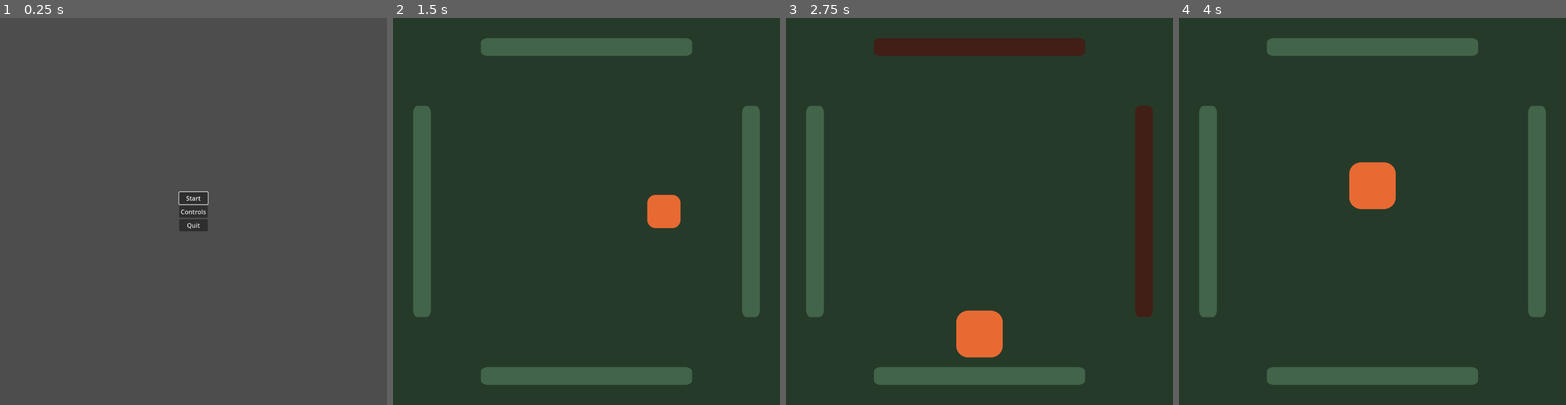
Above: before the commit, frames 1-4 (left to right).
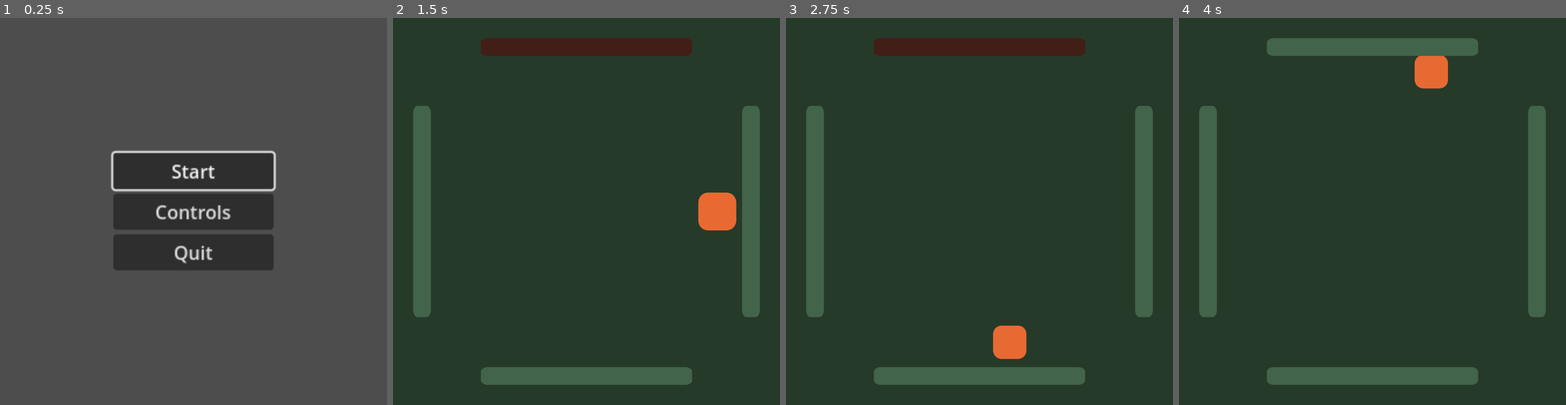
Above: after the commit, the same moments.

Repository: StrangerTNY/HAW_IS_Projekt
Game: Godot game, scene res://src/scenes/main.tscn
Same seed, same stepped clock (60 frames per second), same inputs: the game is played once before the commit and once after it. Sound files missing from this copy of the repository are replaced by a short silence.
Inputs:
- Up to frame 1 (0.25 s): no input
- Up to frame 2 (1.5 s): click "Start" at 0.5 s; tap Enter at 1.25 s; hold Right (ui_right) from 1.28 s (still down)
- Up to frame 3 (2.75 s): release Right (ui_right) at 2.03 s; hold Down (ui_down) from 2.03 s (still down)
- Up to frame 4 (4 s): release Down (ui_down) at 2.78 s; hold Right (ui_right) 2.78-3.53 s; hold Up (ui_up) from 3.53 s (still down)

The runs differ from the first frame. In frame 1, 11% of the frame differs, in the area x 28-72%, y 34-66%; in frame 2, 4.2%; in frame 3, 4.3%; in frame 4, 2.1%.

Commit message:
Auf den Beat
Spieler expanded im Beat.
Walls Umstrukturierung.
Menü Anpassung

Diff:
--- a/src/scenes/conductor.tscn
+++ b/src/scenes/conductor.tscn
@@ -3,8 +3,10 @@
 [ext_resource type="Script" path="res://src/scripts/conductor.gd" id="1_7u8hd"]
 
 [node name="Conductor" type="AudioStreamPlayer"]
+volume_db = -5.0
+autoplay = true
 script = ExtResource("1_7u8hd")
+bpm = 220
 
 [node name="Timer" type="Timer" parent="."]
 wait_time = 1.5
-autostart = true
--- a/src/scenes/main.tscn
+++ b/src/scenes/main.tscn
@@ -18,12 +18,13 @@
 anchor_top = 0.5
 anchor_right = 0.5
 anchor_bottom = 0.5
-offset_left = -37.0
-offset_top = -50.5
-offset_right = 37.0
-offset_bottom = 50.5
+offset_left = -207.0
+offset_top = -151.0
+offset_right = -69.0
+offset_bottom = -50.0
 grow_horizontal = 2
 grow_vertical = 2
+scale = Vector2(3, 3)
 
 [node name="StartButton" type="Button" parent="VBoxContainer"]
 layout_mode = 2
--- /dev/null
+++ b/src/scenes/one_wall.tscn
@@ -0,0 +1,25 @@
+[gd_scene load_steps=4 format=3 uid="uid://own3dwc2fwhw"]
+
+[ext_resource type="Script" path="res://src/scripts/single_wall.gd" id="1_nmfar"]
+[ext_resource type="Texture2D" uid="uid://bkc0ip07qfb6r" path="res://assets/wall.png" id="2_s5qsa"]
+
+[sub_resource type="RectangleShape2D" id="RectangleShape2D_57qoy"]
+size = Vector2(440, 303.111)
+
+[node name="Wall" type="Area2D"]
+scale = Vector2(0.15, 1.8)
+collision_layer = 2
+script = ExtResource("1_nmfar")
+
+[node name="Portrait1" type="Sprite2D" parent="."]
+scale = Vector2(2.06667, 0.303333)
+texture = ExtResource("2_s5qsa")
+
+[node name="CollisionShape2D" type="CollisionShape2D" parent="."]
+shape = SubResource("RectangleShape2D_57qoy")
+
+[node name="Timer" type="Timer" parent="."]
+wait_time = 0.75
+autostart = true
+
+[connection signal="body_entered" from="." to="." method="_on_body_entered"]
--- a/src/scenes/test_level.tscn
+++ b/src/scenes/test_level.tscn
@@ -18,27 +18,13 @@
 slide_on_ceiling = false
 SPEED = 1000.0
 
-[node name="Wall_Left" parent="." instance=ExtResource("3_lj8p5")]
-position = Vector2(75, 500)
-
-[node name="Wall_Up" parent="." instance=ExtResource("3_lj8p5")]
-position = Vector2(500, 75)
-rotation = 1.5708
-
-[node name="Wall_Right" parent="." instance=ExtResource("3_lj8p5")]
-position = Vector2(925, 500)
-
-[node name="Wall_Down" parent="." instance=ExtResource("3_lj8p5")]
-position = Vector2(500, 925)
-rotation = -1.5708
-
 [node name="Conductor" parent="." instance=ExtResource("4_rukoa")]
 stream = ExtResource("5_vdhbq")
+volume_db = -7.0
 
-[node name="Timer" type="Timer" parent="."]
-wait_time = 0.376
-autostart = true
+[node name="Walls" parent="." instance=ExtResource("3_lj8p5")]
 
-[connection signal="beat" from="Conductor" to="Wall_Left" method="_on_conductor_beat"]
-[connection signal="beat" from="Conductor" to="Wall_Up" method="_on_conductor_beat"]
-[connection signal="timeout" from="Timer" to="Player" method="_on_timer_timeout"]
+[connection signal="beat" from="Conductor" to="Player" method="_on_conductor_beat"]
+[connection signal="beat" from="Conductor" to="Walls" method="_on_conductor_beat"]
+[connection signal="measure" from="Conductor" to="Player" method="_on_conductor_measure"]
+[connection signal="measure" from="Conductor" to="Walls" method="_on_conductor_measure"]
--- /dev/null
+++ b/src/scenes/walls.gd
@@ -0,0 +1,35 @@
+extends Node2D
+
+var counter = 0
+var hold = false
+
+# Called when the node enters the scene tree for the first time.
+func _ready() -> void:
+	pass # Replace with function body.
+
+
+# Called every frame. 'delta' is the elapsed time since the previous frame.
+func _process(delta: float) -> void:
+	pass
+
+
+func _on_conductor_measure(position) -> void:
+
+	pass
+
+
+
+func _on_conductor_beat(position) -> void:
+
+	if !hold:
+		if counter == 1:
+			get_node("wall_up").changingColor()
+		elif counter == 2:
+			get_node("wall_right").changingColor()
+		elif counter == 3:
+			get_node("wall_down").changingColor()
+		elif counter == 4:
+			get_node("wall_left").changingColor()
+			counter = 0
+		counter += 1
+	hold = !hold
--- a/src/scenes/walls.tscn
+++ b/src/scenes/walls.tscn
@@ -1,26 +1,21 @@
-[gd_scene load_steps=4 format=3 uid="uid://dchxqmjbv0hxi"]
+[gd_scene load_steps=3 format=3 uid="uid://dchxqmjbv0hxi"]
 
-[ext_resource type="Script" path="res://src/scripts/walls.gd" id="1_apy0e"]
-[ext_resource type="Texture2D" uid="uid://bkc0ip07qfb6r" path="res://assets/wall.png" id="2_2fg16"]
+[ext_resource type="Script" path="res://src/scenes/walls.gd" id="1_hcgos"]
+[ext_resource type="PackedScene" uid="uid://own3dwc2fwhw" path="res://src/scenes/one_wall.tscn" id="1_oksso"]
 
-[sub_resource type="RectangleShape2D" id="RectangleShape2D_57qoy"]
-size = Vector2(440, 303.111)
+[node name="Walls" type="Node2D"]
+script = ExtResource("1_hcgos")
 
-[node name="Wall" type="Area2D"]
-scale = Vector2(0.15, 1.8)
-collision_layer = 2
-script = ExtResource("1_apy0e")
+[node name="wall_up" parent="." instance=ExtResource("1_oksso")]
+position = Vector2(500, 75)
+rotation = 1.5708
 
-[node name="Portrait1" type="Sprite2D" parent="."]
-scale = Vector2(2.06667, 0.303333)
-texture = ExtResource("2_2fg16")
+[node name="wall_down" parent="." instance=ExtResource("1_oksso")]
+position = Vector2(500, 925)
+rotation = -1.5708
 
-[node name="CollisionShape2D" type="CollisionShape2D" parent="."]
-shape = SubResource("RectangleShape2D_57qoy")
+[node name="wall_right" parent="." instance=ExtResource("1_oksso")]
+position = Vector2(925, 500)
 
-[node name="Timer" type="Timer" parent="."]
-wait_time = 1.5
-autostart = true
-
-[connection signal="body_entered" from="." to="." method="_on_body_entered"]
-[connection signal="timeout" from="Timer" to="." method="_on_timer_timeout"]
+[node name="wall_left" parent="." instance=ExtResource("1_oksso")]
+position = Vector2(75, 500)
--- a/src/scripts/player.gd
+++ b/src/scripts/player.gd
@@ -15,69 +15,61 @@
 
 func _process(delta):
 
-#	tween.tween_property(self, "scale", Vector2(), 1)
-
-#	tweenMe(scaled)
-
 	if !moving:
 		if Input.is_action_pressed("ui_right"):
-			velocity.x += SPEED
-			moving = true
-		if Input.is_action_pressed("ui_left"):
-			velocity.x -= SPEED
-			moving = true
-		if Input.is_action_pressed("ui_up"):
-			velocity.y -= SPEED
-			moving = true
-		if Input.is_action_pressed("ui_down"):
-			velocity.y += SPEED
-			moving = true
+			moveTween("right")
+		elif Input.is_action_pressed("ui_left"):
+			moveTween("left")
+		elif Input.is_action_pressed("ui_up"):
+			moveTween("up")
+		elif Input.is_action_pressed("ui_down"):
+			moveTween("down")
+		elif Input.is_action_pressed("ui_cancel"):
+			get_tree().change_scene_to_file("res://src/scenes/main.tscn")
 
-	move_and_slide()
-
-#	if (position.x >= 950 || position.x <= 50
-#	|| position.y >= 950 || position.y <= 50):
-#		velocity = Vector2.ZERO
-#		position = Vector2(500,500)
-#		moving = false
-
-func moveAndBack():
+func moveBack():
+	tweenMove.stop()
 	velocity = Vector2.ZERO
+	tweenMove = create_tween()
+	tweenMove.tween_property(self,"position", Vector2(500,500),0.06)
 	moving = false
-	position = Vector2(500,500)
 
 func moveTween(direction):
+	tweenMove = create_tween()
+	if direction == "right":
+		tweenMove.tween_property(self,"position", Vector2(1000-120,self.position.y),0.1)
+		tweenMove.tween_property(self,"position", Vector2(500,500),0.06)
+	elif direction == "left":
+		tweenMove.tween_property(self,"position", Vector2(120,self.position.y),0.1)
+		tweenMove.tween_property(self,"position", Vector2(500,500),0.06)
+	elif direction == "up":
+		tweenMove.tween_property(self,"position", Vector2(self.position.x,120),0.1)
+		tweenMove.tween_property(self,"position", Vector2(500,500),0.06)
+	elif direction == "down":
+		tweenMove.tween_property(self,"position", Vector2(self.position.x,1000-120),0.1)
+		tweenMove.tween_property(self,"position", Vector2(500,500),0.06)
+
+func _on_timer_timeout() -> void:
+#	if !scaled:
+#		tweenBounce = create_tween()
+#		tweenBounce.tween_property(self, "scale", Vector2(0.34,0.34), 0.02)
+#	else:
+#		tweenBounce = create_tween()
+#		tweenBounce.tween_property(self, "scale", Vector2(0.3,0.3), 0.75/4)
+#	scaled = !scaled
 	pass
-
-#func _physics_process(delta):
-#	velocity = Vector2.ZERO
-#
-#	if Input.is_action_pressed("ui_right"):
-#		velocity.x += SPEED
-#	elif Input.is_action_pressed("ui_left"):
-#		velocity.x -= SPEED
-#	elif Input.is_action_pressed("ui_up"):
-#		velocity.y -= SPEED
-#	elif Input.is_action_pressed("ui_down"):
-#		velocity.y += SPEED
-#
-#	move_and_slide()
-#
-#	if velocity != Vector2.ZERO:
-#		var direction = velocity.normalized()
-#		var target_position = position + direction * 100
-#		var distance = (target_position - position).length()
-#		if distance <= SPEED * delta:
-#			position = target_position
-#			velocity = -direction * SPEED
 
 
 
-func _on_timer_timeout() -> void:
+func _on_conductor_beat(position) -> void:
+	pass
+
+
+func _on_conductor_measure(position) -> void:
 	if !scaled:
 		tweenBounce = create_tween()
-		tweenBounce.tween_property(self, "scale", Vector2(0.42,0.42), 0.02)
+		tweenBounce.tween_property(self, "scale", Vector2(0.34,0.34), 0.02)
 	else:
 		tweenBounce = create_tween()
-		tweenBounce.tween_property(self, "scale", Vector2(0.3,0.3), 0.1)
+		tweenBounce.tween_property(self, "scale", Vector2(0.3,0.3), 0.75/4)
 	scaled = !scaled
--- a/src/scripts/walls.gd
+++ b/src/scripts/single_wall.gd
@@ -5,6 +5,8 @@
 var randomNumber = 0
 var gbValue = 1.0
 var destinedNumber = 0
+
+var counter = 1
 
 # Called when the node enters the scene tree for the first time.
 func _ready() -> void:
@@ -16,40 +18,42 @@
 
 	if name == "Wall_Left":
 		destinedNumber = 1
+		print("Wall1")
 	elif name == "Wall_Up":
 		destinedNumber = 2
+		print("Wall2")
 	elif name == "Wall_Right":
 		destinedNumber = 3
+		print("Wall3")
 	elif name == "Wall_Down":
 		destinedNumber = 4
+		print("Wall4")
 
 # Called every frame. 'delta' is the elapsed time since the previous frame.
 func _process(delta: float) -> void:
 
 	modulate = Color(1,gbValue,gbValue, 1)
 
-	if changeColor:
-		if randomNumber == destinedNumber:
-			gbValue = 0.3
-			#print("changed")
-			changeColor = false
-#			while gbValue > 0:
-#				gbValue -= 0.001 * delta
 
 func _on_body_entered(body: Node2D) -> void:
 	if body.is_in_group("Player"):
-		body.moveAndBack()
+		body.moveBack()
 		gbValue = 1
 		modulate = Color(1, 1, 1, 1)
-		changeColor = false
+#		changeColor = false
 
-func _on_timer_timeout() -> void:
-	#print("Timer Tick")
-	changeColor = true
-	randomNumber = rng.randi_range(1,4)
-	#print(randomNumber)
+func changingColor():
+	gbValue = 0.3
+#	changeColor = false
 
-
-func _on_conductor_beat(position) -> void:
-	if position == 2:
-		print("HEYY")
+#func _on_conductor_beat(position) -> void:
+#
+#	if destinedNumber == counter:
+#		changeColor = true
+#		randomNumber = rng.randi_range(1,4)
+#		print("IT CHANGED!!")
+#	if counter >= 4:
+#		counter = 1
+#	else:
+#		counter += 1
+#	print(counter)
